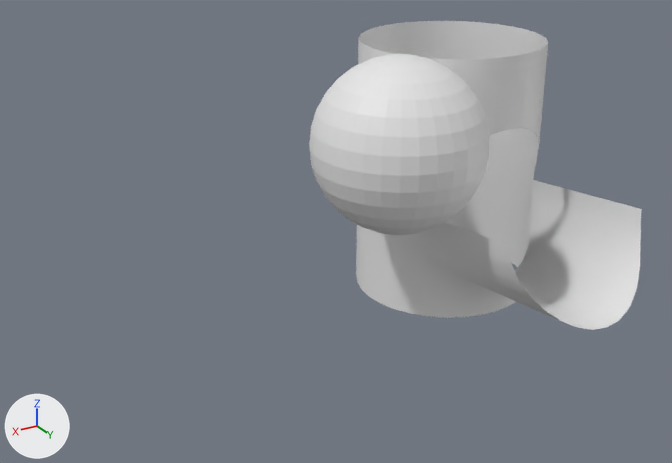
The Blender file Project/cylinder.blend, before and after one commit.
One viewpoint serves both versions: a 50 mm lens placed at (3.21, 9.18, 4.0), pointed at (-1.77, 0.88, -0.15). Lighting does not change. The marker at lower left points along +X, +Y and +Z. The same objects are shown in both versions, whatever each file hides.

Before the edit, the objects in view are built like this:
```python
me_cylinder_002 = bpy.data.meshes.new('Cylinder.002')
me_cylinder_002.from_pydata(...)  # 143 vertices, 68 faces; spans x -1.0..1.0, y -1.0..2.56, z -1.0..1.0
me_cylinder_002.polygons.foreach_set('use_smooth', [True] * 68)
me_sphere = bpy.data.meshes.new('Sphere')
me_sphere.from_pydata(...)  # a UV sphere (32 segments, 16 rings, poles along z) spanning x -1.0..1.0, y -1.0..1.0, z -1.0..1.0
ob_cylinder_002 = bpy.data.objects.new('Cylinder.002', me_cylinder_002)
ob_cylinder_002.location = (-3.98, 0.0, 0.0)
ob_cylinder_002.scale = (1.16, 1.16, 1.65)
ob_sphere = bpy.data.objects.new('Sphere', me_sphere)
ob_sphere.location = (-2.5, 1.04, 0.79)
```
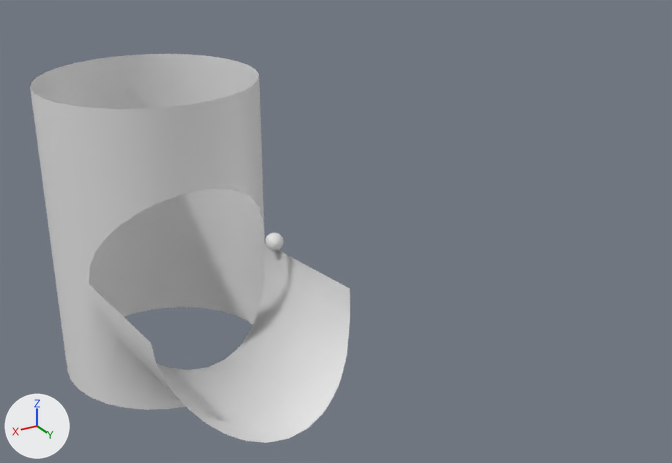
The edits, one by one:
Object 'Sphere' (ob_sphere) moves from (-2.5, 1.04, 0.79) to (-0.97, 0.92, -0.08).
Object 'Sphere' (ob_sphere) is rescaled from (1.0, 1.0, 1.0) to (-0.099, -0.099, -0.099).
Object 'Cylinder.002' (ob_cylinder_002) moves from (-3.98, 0.0, 0.0) to (-0.01, 0.0, 0.0).

Changed parts and their boxes [x1, y1, x2, y2] in the pictures (672 x 463 px):
'Cylinder.002', moved: before [356, 21, 642, 330]; after [30, 54, 350, 443]
'Sphere', moved, rescaled (90% narrower, 90% shorter): before [309, 54, 489, 235]; after [265, 233, 283, 251]
